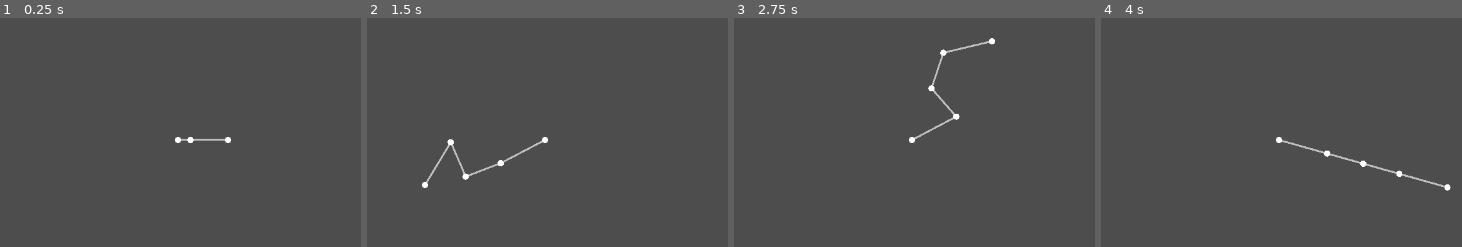
Above: before the commit, frames 1-4 (left to right).
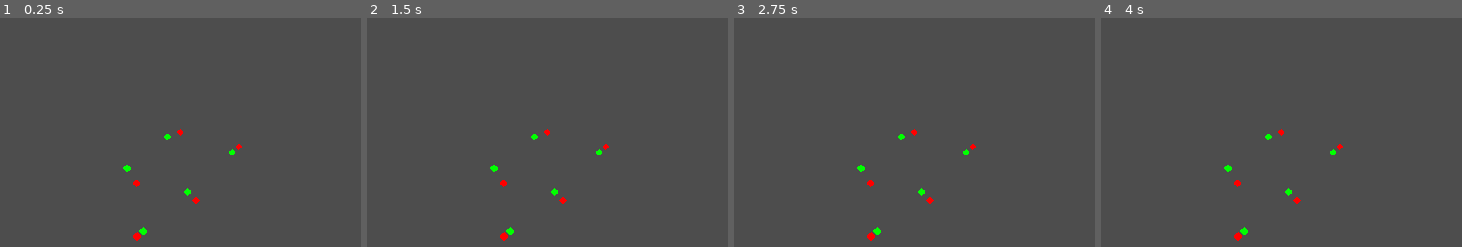
Above: after the commit, the same moments.

Repository: b6462/ComputerAnimationPlayground
Game: Godot game, scene res://Kabsch/Kabsch.tscn
Same seed, same stepped clock (60 frames per second), same inputs: the game is played once before the commit and once after it. Before the commit the project starts from res://InverseKinematics/CCDIK/CCDIK.tscn.
Inputs (mouse positions are in pixels of both pictures, inside the frame that each line leads up to):
- Up to frame 1 (0.25 s): no input
- Up to frame 2 (1.5 s): tap Enter at 0.5 s; move the mouse to (720, 116) at 0.52 s; click (720, 116) at 0.67 s; tap Space at 1.25 s; drag from (385, 162) to (504, 230) at 1.27 s
- Up to frame 3 (2.75 s): tap Enter at 2 s; move the mouse to (990, 40) at 2.02 s; click (990, 40) at 2.17 s
- Up to frame 4 (4 s): tap Space at 2.75 s; drag from (1238, 230) to (outside the picture) at 2.77 s; tap Enter at 3.5 s; move the mouse to (outside the picture) at 3.52 s; click (outside the picture) at 3.67 s

The runs differ from the first frame. In frame 1, 0.6% of the frame differs, in the area x 34-68%, y 48-98%; in frame 2, 1.0%; in frame 3, 1.0%; in frame 4, 1.0%, in the area x 34-97%, y 48-98%.

Commit message:
Update Kabsch scene
+ Add basic point cloud generator features

Diff:
--- a/Kabsch/Kabsch.tscn
+++ b/Kabsch/Kabsch.tscn
@@ -1,6 +1,26 @@
-[gd_scene load_steps=2 format=3 uid="uid://diqe2g2b4ff7x"]
+[gd_scene load_steps=6 format=3 uid="uid://diqe2g2b4ff7x"]
 
 [ext_resource type="Script" path="res://Kabsch/Kabsch_01.gd" id="1_2r03f"]
 
-[node name="Kabsch" type="Node2D"]
+[sub_resource type="Environment" id="Environment_35ua2"]
+
+[sub_resource type="CameraAttributesPractical" id="CameraAttributesPractical_70vc0"]
+
+[sub_resource type="Environment" id="Environment_dsu2o"]
+
+[sub_resource type="CameraAttributesPractical" id="CameraAttributesPractical_w20x6"]
+
+[node name="Node3D" type="Node3D"]
 script = ExtResource("1_2r03f")
+
+[node name="WorldEnvironment" type="WorldEnvironment" parent="."]
+environment = SubResource("Environment_35ua2")
+camera_attributes = SubResource("CameraAttributesPractical_70vc0")
+
+[node name="DirectionalLight3D" type="DirectionalLight3D" parent="WorldEnvironment"]
+
+[node name="Camera3D" type="Camera3D" parent="."]
+transform = Transform3D(1, 0, 0, 0, 0.707107, 0.707107, 0, -0.707107, 0.707107, 0, 50, 50)
+environment = SubResource("Environment_dsu2o")
+attributes = SubResource("CameraAttributesPractical_w20x6")
+far = 8000.0
--- a/Kabsch/Kabsch_01.gd
+++ b/Kabsch/Kabsch_01.gd
@@ -1,22 +1,109 @@
 extends Node
 
-@export var movPoints: Array[Node3D]
-@export var refPoints: Array[Node3D]
-var movPointsPos: PackedVector3Array
-var refPointsPos: PackedVector3Array
 
-var kabsch_solver := preload("res://Kabsch/Kabsch_Solver.gd")
-var solver := KabschSolver.new()
+var src_root : Node3D
+var src_points : Array[Node3D]
+var tgt_root : Node3D
+var tgt_points : Array[Node3D]
+
+var src_point_count = 5
+var tgt_point_count = 5
+
+var point_sparseness = 20
+var cloud_likeliness = 0.8
+
+var rng = RandomNumberGenerator.new()
+
+var r_mat = StandardMaterial3D.new()
+var g_mat = StandardMaterial3D.new()
+
+func random_pos(sparseness):
+	var tmp_x = rng.randf_range(-sparseness, sparseness)
+	var tmp_y = rng.randf_range(-sparseness, sparseness)
+	var tmp_z = rng.randf_range(-sparseness, sparseness)
+	return Vector3(tmp_x, tmp_y, tmp_z)
+
+func generateSourcePointCloud():
+	var src_root = Node3D.new()
+	var tmp_pt_list :Array[Node3D] = []
+	src_root.name = "src_root"
+	add_child(src_root)
+	for i in range(src_point_count):
+		var tmp_point = Node3D.new()
+		tmp_point.name = "src_point_" + str(i)
+		tmp_point.position = random_pos(point_sparseness)
+		print(tmp_point.position)
+		src_root.add_child(tmp_point)
+		tmp_pt_list.append(tmp_point)
+		var tmp_sphere = make_debug_sphere(1.0, r_mat)
+		tmp_point.add_child(tmp_sphere)
+	return [src_root, tmp_pt_list]
+
+func generateTargetPointCloud(src_root, src_points, likeliness):
+	# Since we are looking for a transform match, it is best the target cloud is created based on the established source cloud
+	var tgt_root = Node3D.new()
+	var tmp_pt_list :Array[Node3D] = []
+	tgt_root.name = "tgt_root"
+	add_child(tgt_root)
+	for i in range(tgt_point_count):
+		var tmp_point = Node3D.new()
+		tmp_point.name = "tgt_point_" + str(i)
+		if i < len(src_points) and likeliness > 0:
+			# If target point cloud has less point than source, use source position with jitter
+			tmp_point.position = src_points[i].position*likeliness + random_pos(point_sparseness*(1-likeliness))
+		else:
+			# If cannot find corresponding source point, create point randomly
+			tmp_point.position = random_pos(point_sparseness)
+		tgt_root.add_child(tmp_point)
+		tmp_pt_list.append(tmp_point)
+		var tmp_sphere = make_debug_sphere(1.0, g_mat)
+		tmp_point.add_child(tmp_sphere)
+	return [tgt_root, tmp_pt_list]
+
+func clearScene():
+	src_root.queue_free()
+	tgt_root.queue_free()
+
+func createScene():
+	var tmp_src_data = generateSourcePointCloud()
+	src_root = tmp_src_data[0]
+	src_points = tmp_src_data[1]
+	var tmp_tgt_data = generateTargetPointCloud(src_root, src_points, cloud_likeliness)
+	tgt_root = tmp_tgt_data[0]
+	tgt_points = tmp_tgt_data[1]
+
+func SolveKabsch():
+	# Solver
+	# Validate points
+	if not (src_root and tgt_root):
+		return
+	pass
 
 # Called when the node enters the scene tree for the first time.
 func _ready():
-	for pt in movPoints:
-		movPointsPos.append(pt.position)
+	# Setup debugger materials
+	r_mat.albedo_color = Color(1, 0, 0)
+	r_mat.flags_unshaded = true
+	g_mat.albedo_color = Color(0, 1, 0)
+	g_mat.flags_unshaded = true
+
+	rng.seed = hash("kabsch")
+	createScene()
 
 # Called every frame. 'delta' is the elapsed time since the previous frame.
 func _process(delta):
-	for rpt in refPoints:
-		refPointsPos.append(rpt.position)
+	if src_root and tgt_root:
+		SolveKabsch()
 
-	var solve_transform := solver.SolveKabsch(movPoints, refPoints)
-	print(solve_transform)
+func make_debug_sphere(size, mat):
+	var sphere = SphereMesh.new()
+	sphere.radial_segments = 4
+	sphere.rings = 4
+	sphere.radius = size
+	sphere.height = size*2
+
+	sphere.surface_set_material(0, mat)
+	# Add to meshinstance in the right place.
+	var node = MeshInstance3D.new()
+	node.mesh = sphere
+	return node
--- a/project.godot
+++ b/project.godot
@@ -11,7 +11,7 @@
 [application]
 
 config/name="Computer Animation Playground"
-run/main_scene="res://InverseKinematics/CCDIK/CCDIK.tscn"
+run/main_scene="res://Kabsch/Kabsch.tscn"
 config/features=PackedStringArray("4.3", "Forward Plus")
 config/icon="res://icon.svg"
 
